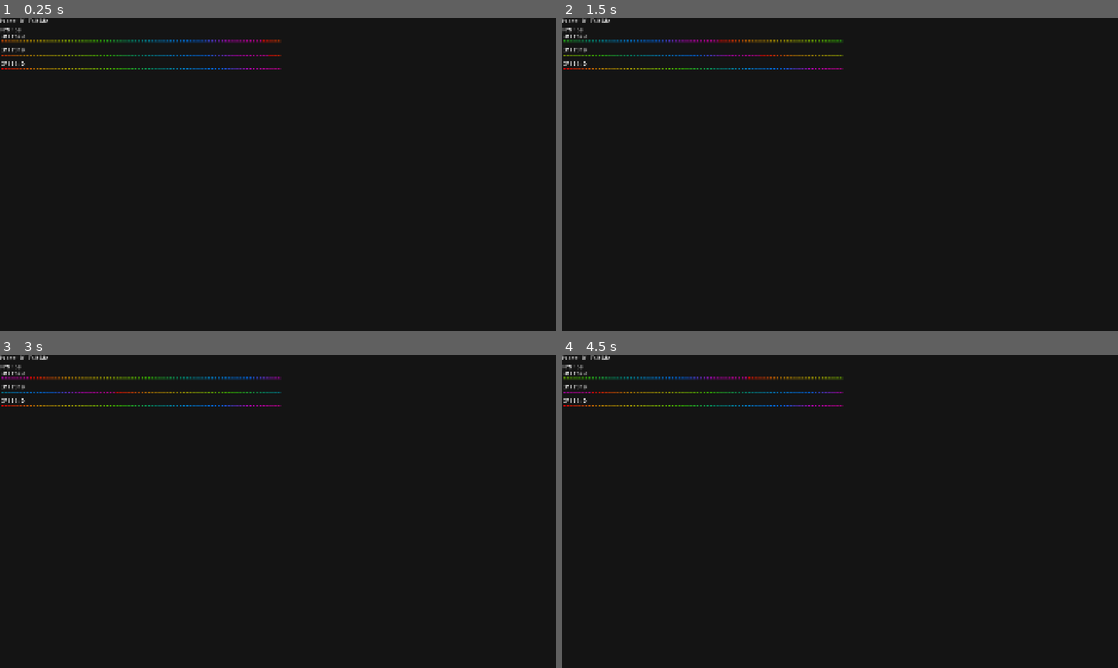
Above: before the commit, frames 1-4 (two rows, left to right).
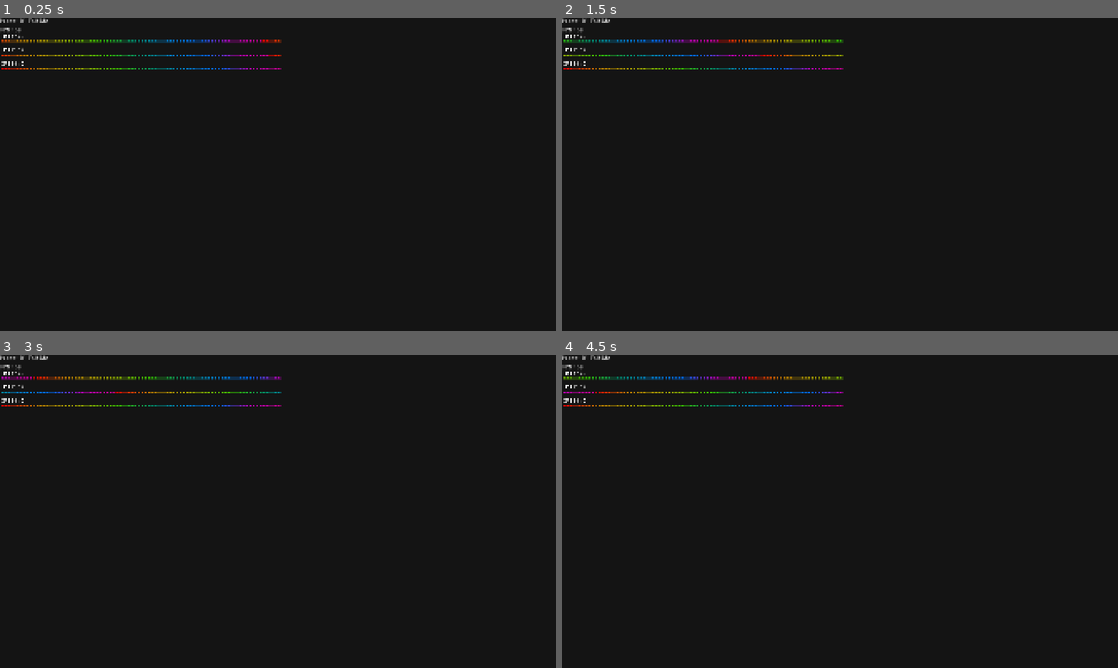
Above: after the commit, the same moments.

Repository: ien646/midi-viewer
Game: Godot game, scene res://scenes/main_scene.tscn
Same seed, same stepped clock (60 frames per second), same inputs: the game is played once before the commit and once after it.
Inputs:
- Up to frame 1 (0.25 s): no input
- Up to frame 2 (1.5 s): tap D at 0.5, 1.25 s
- Up to frame 3 (3 s): tap D at 2, 2.75 s
- Up to frame 4 (4.5 s): tap D at 3.5, 4.25 s

The runs differ from the first frame. In frame 1, 0.5% of the frame differs, in the area x 0-51%, y 5-17%; in frame 2, 0.5%; in frame 3, 0.5%; in frame 4, 0.5%.

Commit message:
unify midi handling and remove linux coupling

Diff:
--- a/scenes/main_scene.tscn
+++ b/scenes/main_scene.tscn
@@ -1,7 +1,7 @@
-[gd_scene load_steps=22 format=3 uid="uid://cvt0cgi1d1uyo"]
+[gd_scene load_steps=23 format=3 uid="uid://cvt0cgi1d1uyo"]
 
 [ext_resource type="Script" uid="uid://cpn4jpqqo0gml" path="res://scripts/grid.gd" id="1_0f027"]
-[ext_resource type="Script" uid="uid://8op24g3mtwsf" path="res://scripts/sub_viewport.gd" id="1_671wp"]
+[ext_resource type="Script" uid="uid://8op24g3mtwsf" path="res://scripts/subviewport.gd" id="1_671wp"]
 [ext_resource type="Gradient" uid="uid://cayadgco6tonn" path="res://gradient_templates/color_gradient.tres" id="2_2c62f"]
 [ext_resource type="ArrayMesh" uid="uid://c1nj0vog8y2d3" path="res://meshes/block.obj" id="2_hq1ik"]
 [ext_resource type="Material" uid="uid://cljy8o8h8iei8" path="res://materials/material_blocks.tres" id="3_gyfs4"]
@@ -11,11 +11,12 @@
 [ext_resource type="Script" uid="uid://cmyiii3xcn7l8" path="res://scripts/world_environment.gd" id="8_66tet"]
 [ext_resource type="Script" uid="uid://cu3mqqnd5yckh" path="res://scripts/main_camera.gd" id="9_7ycvg"]
 [ext_resource type="Script" uid="uid://bchqlp2vhvvr" path="res://scripts/foreground.gd" id="9_mo76n"]
-[ext_resource type="Script" uid="uid://b0b8e3bwr7n0x" path="res://scripts/sub_viewport_input_delegator.gd" id="10_wr18j"]
+[ext_resource type="Script" uid="uid://b0b8e3bwr7n0x" path="res://scripts/subviewport_input_delegator.gd" id="10_wr18j"]
 [ext_resource type="Script" uid="uid://cmwaamldk4nsd" path="res://scripts/controls.gd" id="11_qwutr"]
 [ext_resource type="FontFile" uid="uid://br1rf3qpmi3bg" path="res://fonts/Good Old DOS.ttf" id="14_2jcla"]
 [ext_resource type="Script" uid="uid://ciqqiwtnb1p3q" path="res://scripts/fps_label.gd" id="15_m35m6"]
 [ext_resource type="Script" uid="uid://bxdeg1i2t0ig3" path="res://scripts/block_debug.gd" id="16_m35m6"]
+[ext_resource type="Script" uid="uid://byueotyvmxtk0" path="res://scenes/midi.gd" id="17_6u1mn"]
 
 [sub_resource type="World3D" id="World3D_mo76n"]
 environment = ExtResource("5_nfk4m")
@@ -37,12 +38,11 @@
 [node name="SubViewport" type="SubViewport" parent="."]
 own_world_3d = true
 world_3d = SubResource("World3D_mo76n")
-scaling_3d_mode = 3
 size = Vector2i(1920, 1080)
 render_target_update_mode = 4
 script = ExtResource("1_671wp")
 
-[node name="BlocksMultiMesh-Far" type="MultiMeshInstance3D" parent="SubViewport" node_paths=PackedStringArray("particles_instance")]
+[node name="BlocksMultiMesh-Far" type="MultiMeshInstance3D" parent="SubViewport" node_paths=PackedStringArray("particles_instance", "midi_control_node")]
 process_mode = 3
 transform = Transform3D(1, 0, 0, 0, 1, 0, 0, 0, 1, 0, 0, -44)
 script = ExtResource("1_0f027")
@@ -60,8 +60,9 @@
 gradient_hue_shift_speed = 0.0
 particles_instance = NodePath("../Particles")
 max_particle_systems = 48
-
-[node name="BlocksMultiMesh-Middle" type="MultiMeshInstance3D" parent="SubViewport" node_paths=PackedStringArray("particles_instance")]
+midi_control_node = NodePath("../../Midi")
+
+[node name="BlocksMultiMesh-Middle" type="MultiMeshInstance3D" parent="SubViewport" node_paths=PackedStringArray("particles_instance", "midi_control_node")]
 process_mode = 3
 transform = Transform3D(1, 0, 0, 0, 1, 0, 0, 0, 1, 0, 0, -5.5)
 script = ExtResource("1_0f027")
@@ -78,8 +79,9 @@
 min_color_value = 0.1
 particles_instance = NodePath("../Particles")
 max_particle_systems = 48
-
-[node name="BlocksMultiMesh-Near" type="MultiMeshInstance3D" parent="SubViewport" node_paths=PackedStringArray("particles_instance")]
+midi_control_node = NodePath("../../Midi")
+
+[node name="BlocksMultiMesh-Near" type="MultiMeshInstance3D" parent="SubViewport" node_paths=PackedStringArray("particles_instance", "midi_control_node")]
 process_mode = 3
 transform = Transform3D(1, 0, 0, 0, 1, 0, 0, 0, 1, 0, 0, 16.71)
 script = ExtResource("1_0f027")
@@ -95,6 +97,7 @@
 gradient_hue_shift_speed = 0.3
 particles_instance = NodePath("../Particles")
 max_particle_systems = 48
+midi_control_node = NodePath("../../Midi")
 
 [node name="Particles" parent="SubViewport" instance=ExtResource("5_8mm7a")]
 transform = Transform3D(1, 0, 0, 0, 1, 0, 0, 0, 1, -0.04838085, 0, 0.08194113)
@@ -150,6 +153,7 @@
 script = ExtResource("15_m35m6")
 
 [node name="BlockDebug-Near" type="RichTextLabel" parent="Debug" node_paths=PackedStringArray("node")]
+texture_filter = 1
 layout_mode = 0
 offset_left = 3.0
 offset_top = 56.0
@@ -163,6 +167,7 @@
 font = ExtResource("14_2jcla")
 
 [node name="BlockDebug-Middle" type="RichTextLabel" parent="Debug" node_paths=PackedStringArray("node")]
+texture_filter = 1
 layout_mode = 0
 offset_left = 3.0
 offset_top = 104.0
@@ -176,6 +181,7 @@
 font = ExtResource("14_2jcla")
 
 [node name="BlockDebug-Far" type="RichTextLabel" parent="Debug" node_paths=PackedStringArray("node")]
+texture_filter = 1
 layout_mode = 0
 offset_left = 3.0
 offset_top = 152.0
@@ -196,3 +202,6 @@
 offset_bottom = 27.0
 text = "Press 'D' To Hide"
 label_settings = SubResource("LabelSettings_m35m6")
+
+[node name="Midi" type="Node" parent="."]
+script = ExtResource("17_6u1mn")
--- /dev/null
+++ b/scenes/midi.gd
@@ -0,0 +1,30 @@
+extends Node
+
+var linux_midi: LinuxMidi = null;
+
+signal note_pressed(note: int, velocity: int);
+
+func _handle_linux_midi_event(note: int, velocity: int):
+	emit_signal("note_pressed", note, velocity);
+
+func _ready() -> void:
+	if(OS.get_name() == "Windows"):
+		Win32Midi.init();
+		set_process_input(true);
+	elif(OS.get_name() == "Linux"):
+		linux_midi = LinuxMidi.new();
+		set_process_input(false);
+		linux_midi.connect("note_on_received", _handle_linux_midi_event);
+
+# Windows only
+func _input(event: InputEvent):
+	if(event is InputEventMIDI):
+		if(event.message == MIDIMessage.MIDI_MESSAGE_NOTE_ON):
+			emit_signal("note_pressed", event.pitch, event.velocity);
+
+func _notification(what: int):
+	if what == NOTIFICATION_WM_CLOSE_REQUEST:
+		if(OS.get_name() == "Linux"):
+			linux_midi.shutdown();
+		if(OS.get_name() == "Windows"):
+			Win32Midi.shutdown();
--- a/scripts/block_debug.gd
+++ b/scripts/block_debug.gd
@@ -13,7 +13,7 @@
 func _ready() -> void:
 	node.connect("alive_particle_systems_changed", handle_alive_changed);
 
-func _process(_delta: float) -> void:
+func _physics_process(delta: float) -> void:
 	if(visible):
 		clear();
 		push_font(font);
--- a/scripts/config.gd
+++ b/scripts/config.gd
@@ -83,19 +83,19 @@
 	config.set_value("Particles-Near", "min", 2);
 	config.set_value("Particles-Near", "max", 15);
 	config.set_value("Particles-Near", "velocity-curve-pow", 2);
-	config.set_value("Particles-Near", "pool-size", 64);
+	config.set_value("Particles-Near", "pool-size", 50);
 
 	config.set_value("Particles-Middle", "enabled", true);
 	config.set_value("Particles-Middle", "min", 2);
 	config.set_value("Particles-Middle", "max", 15);
 	config.set_value("Particles-Middle", "velocity-curve-pow", 2);
-	config.set_value("Particles-Middle", "pool-size", 64);
+	config.set_value("Particles-Middle", "pool-size", 50);
 
 	config.set_value("Particles-Far", "enabled", true);
 	config.set_value("Particles-Far", "min", 2);
 	config.set_value("Particles-Far", "max", 15);
 	config.set_value("Particles-Far", "velocity-curve-pow", 2);
-	config.set_value("Particles-Far", "pool-size", 64);
+	config.set_value("Particles-Far", "pool-size", 50);
 
 	config.set_value("Midi-Near", "velocity-scale", 1.0);
 	config.set_value("Midi-Near", "first-note", 21);
--- a/scripts/fps_label.gd
+++ b/scripts/fps_label.gd
@@ -1,8 +1,12 @@
 extends Label
 
+var fps = 0;
+
+func _physics_process(_delta: float) -> void:
+	text = "FPS: " + str(fps);
+
 func _process(delta: float) -> void:
-	var fps = int(1.0 / delta);
-	text = "FPS: " + str(fps);
+	fps = int(1.0 / delta);
 
 func _input(event: InputEvent):
 	if(event is InputEventKey):
--- a/scripts/grid.gd
+++ b/scripts/grid.gd
@@ -34,6 +34,7 @@
 # --
 
 @export_group("Midi")
+@export var midi_control_node: Node;
 @export var midi_velocity_scale = 1.25;
 @export var midi_first_note = 21;
 @export var midi_last_note = 108;
@@ -48,19 +49,10 @@
 var colors: Array[Color] = [];
 var hue_shift = 0;
 
-var note_queue_mutex = Mutex.new();
-var note_queue: Array[Vector2i] = [];
-
 var note_count = midi_last_note - midi_first_note + 1;
-
-var linux_midi_poll_process_stdio: FileAccess;
-var linux_midi_poll_process_pid: int;
-var linux_midi_poll_thread: Thread;
 
 var particles_pool: Array[GPUParticles3D];
 var particles_pool_index = 0;
-
-var quit_requested = false;
 
 var alive_particle_systems = 0;
 signal alive_particle_systems_changed(int);
@@ -105,44 +97,16 @@
 	min_particles_hit = get_config_value("Particles", "min") as int;
 	max_particles_hit = get_config_value("Particles", "max") as int;
 	particle_count_curve = get_config_value("Particles", "velocity-curve-pow") as float;
-	max_particle_systems = get_config_value("Particles", "pool-size") as int;
-
-func linux_enqueue_note(note: Vector2i):
-	note_queue_mutex.lock();
-	note_queue.push_back(note);
-	note_queue_mutex.unlock();
-
-func linux_aseqdump_line_to_note(line: String) -> Vector2i:
-	line = line.split(" 0, ")[1];
-	line = line.replace("note", "").replace("velocity", "");
-	var segments = line.split(',');
-	return Vector2i(int(segments[0]), int(segments[1]));
-
-func linux_midi_poll_thread_routine():
-	while(!quit_requested):
-		var line = linux_midi_poll_process_stdio.get_line();
-		if (line.contains("Note on")):
-			linux_enqueue_note(linux_aseqdump_line_to_note(line));
-
-func linux_poll_midi_events():
-	# aseqdump will write a line with every midi event received
-	var midi_process = OS.execute_with_pipe("aseqdump", ["-p", str(midi_port)]);
-	linux_midi_poll_process_stdio = midi_process["stdio"];
-	linux_midi_poll_process_pid = midi_process["pid"];
-
-	linux_midi_poll_thread = Thread.new();
-	linux_midi_poll_thread.start(linux_midi_poll_thread_routine);
-
-func poll_midi_events() -> void:
-	if (OS.get_name() == "Linux"):
-		linux_poll_midi_events();
-	elif (OS.get_name() == "Windows"):
-		Win32Midi.init_midi();
+	max_particle_systems = get_config_value("Particles", "pool-size") as int
 
 func _ready() -> void:
-	set_process_input(true);
 	if(!SKIP_CONFIG):
 		init_config_values();
+
+	if(midi_control_node == null):
+		print("No midi control node assigned to: ", name);
+	else:
+		midi_control_node.connect("note_pressed", _process_midi_event);
 
 	multimesh = MultiMesh.new();
 	multimesh.transform_format = MultiMesh.TRANSFORM_3D;
@@ -178,9 +142,7 @@
 		scales.push_back(Vector3(1, min_y_scale, 1));
 		colors.push_back(Color(0, 0, 0, 0));
 
-	poll_midi_events();
-
-func _process(delta: float) -> void:
+func _physics_process(delta: float) -> void:
 	for i in range(0, note_count):
 		multimesh.set_instance_transform(i, Transform3D(Basis.from_euler(rotations[i]), positions[i]).scaled(scales[i]));
 		multimesh.set_instance_color(i, colors[i]);
@@ -192,15 +154,12 @@
 			Color(min_color_value, min_color_value, min_color_value, min_color_value)
 		);
 
-	rotate_y(rotation_speed * delta);
+func _process(delta: float) -> void:
+	if(abs(rotation_speed) > 0):
+		rotate_y(rotation_speed * delta);
+
 	hue_shift += gradient_hue_shift_speed * delta;
 	hue_shift = fmod(hue_shift, 1);
-
-	note_queue_mutex.lock();
-	for n in note_queue:
-		_process_midi_event(n[0], n[1]);
-	note_queue.clear();
-	note_queue_mutex.unlock();
 
 func _process_midi_event(note: int, vel: int) -> void:
 	if(note < midi_first_note || note > midi_last_note):
@@ -231,30 +190,3 @@
 		particles.emitting = true;
 		alive_particle_systems += 1;
 		emit_signal("alive_particle_systems_changed", alive_particle_systems);
-
-# Windows only
-func _input(event: InputEvent):
-	if (event is InputEventMIDI):
-		if(event.message == MIDI_MESSAGE_NOTE_ON):
-			_process_midi_event(event.pitch, event.velocity);
-
-func _unhandled_input(event: InputEvent):
-	if (event is InputEventMIDI):
-		if(event.message == MIDI_MESSAGE_NOTE_ON):
-			_process_midi_event(event.pitch, event.velocity);
-
-func _print_midi_info(midi_event: InputEventMIDI):
-	if midi_event.message == MIDIMessage.MIDI_MESSAGE_NOTE_ON || midi_event.message == MIDIMessage.MIDI_MESSAGE_NOTE_OFF:
-		print("Pitch:", midi_event.pitch, " | Velocity:", midi_event.velocity);
-
-func _notification(what):
-	if what == NOTIFICATION_WM_CLOSE_REQUEST:
-		quit_requested = true;
-
-		if(OS.get_name() == "Linux"):
-			linux_midi_poll_thread.wait_to_finish();
-			OS.kill(linux_midi_poll_process_pid);
-			OS.execute("killall", ["aseqdump"]);
-			OS.close_midi_inputs();
-
-		get_tree().quit();
--- /dev/null
+++ b/scripts/midi_linux.gd
@@ -0,0 +1,50 @@
+class_name LinuxMidi
+
+var midi_poll_process_stdio: FileAccess = null;
+var midi_poll_process_pid: int = 0;
+var midi_poll_thread: Thread = null;
+
+var quit_requested: bool = false;
+
+var note_queue: Array[Vector2i] = [];
+var note_queue_mutex: Mutex = Mutex.new();
+
+signal note_on_received(note: int, velocity: int);
+
+func _enqueue_note(note: Vector2i):
+	note_queue_mutex.lock();
+	note_queue.push_back(note);
+	note_queue_mutex.unlock();
+
+func _aseqdump_line_to_note(line: String) -> Vector2i:
+	line = line.split(" 0, ")[1];
+	line = line.replace("note", "").replace("velocity", "");
+	var segments = line.split(',');
+	return Vector2i(int(segments[0]), int(segments[1]));
+
+func _poll_thread_routine():
+	while(!quit_requested):
+		var line = midi_poll_process_stdio.get_line();
+		if (line.contains("Note on")):
+			_enqueue_note(_aseqdump_line_to_note(line));
+
+func _poll_midi_events(midi_port: int):
+	# aseqdump will write a line with every midi event received
+	var midi_process = OS.execute_with_pipe("aseqdump", ["-p", str(midi_port)]);
+	midi_poll_process_stdio = midi_process["stdio"];
+	midi_poll_process_pid = midi_process["pid"];
+
+	midi_poll_thread = Thread.new();
+	midi_poll_thread.start(_poll_thread_routine);
+
+func init(midi_port: int):
+	_poll_midi_events(midi_port);
+
+func push_events():
+	for n in note_queue:
+		emit_signal("note_on_received", n[0], n[1]);
+
+func shutdown():
+	quit_requested = true;
+	midi_poll_thread.wait_to_finish();
+	OS.kill(midi_poll_process_pid);
--- a/scripts/midi_win32.gd
+++ b/scripts/midi_win32.gd
@@ -2,13 +2,13 @@
 
 static var midi_initialized = false;
 
-static func init_midi():
+static func init():
 	if(OS.get_name() == "Windows" && !midi_initialized):
 		OS.open_midi_inputs();
 		print("Initialized MIDI with devices: ", OS.get_connected_midi_inputs());
 		midi_initialized = true;
 
-static func close_midi():
+static func shutdown():
 	if(OS.get_name() == "Windows" && midi_initialized):
 		OS.close_midi_inputs();
 		midi_initialized = false;
--- a/scripts/sub_viewport.gd
+++ /dev/null
@@ -1,4 +0,0 @@
-extends SubViewport
-
-func _process(_delta: float) -> void:
-	size = DisplayServer.window_get_size();
--- /dev/null
+++ b/scripts/subviewport.gd
@@ -0,0 +1,5 @@
+extends SubViewport
+
+func _process(_delta: float) -> void:
+	if(size != DisplayServer.window_get_size()):
+		size = DisplayServer.window_get_size();
Not shown, added: scenes/midi.gd.uid
Not shown, added: scripts/midi_linux.gd.uid
Renamed: scripts/sub_viewport.gd.uid -> scripts/subviewport.gd.uid
Renamed: scripts/sub_viewport_input_delegator.gd -> scripts/subviewport_input_delegator.gd
Renamed: scripts/sub_viewport_input_delegator.gd.uid -> scripts/subviewport_input_delegator.gd.uid
